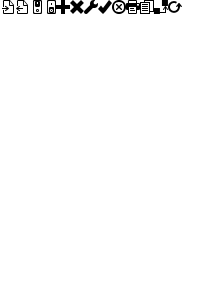
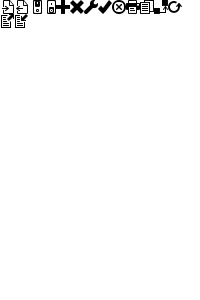
Layers edited between the first and the second 200x300 image:
added layer "Un-Commit" above "Commit" over (x1=15, y1=14, x2=28, y2=28)
added layer "Commit" above "Copy" over (x1=1, y1=14, x2=14, y2=28)
painted on "Copy", masked it over (x1=140, y1=0, x2=154, y2=14)
painted on "print", masked it over (x1=125, y1=0, x2=140, y2=14)
painted on "Close", masked it over (x1=112, y1=0, x2=126, y2=14)
painted on "Approve", masked it over (x1=98, y1=1, x2=112, y2=14)
painted on "Adjust", masked it over (x1=84, y1=0, x2=98, y2=13)
painted on "Shape 1", masked it over (x1=168, y1=1, x2=182, y2=13)
painted on "Cancel", masked it over (x1=70, y1=0, x2=84, y2=14)
painted on "Add", masked it over (x1=56, y1=8, x2=70, y2=14)
painted on "Deavtivate", masked it over (x1=47, y1=0, x2=56, y2=14)
painted on "Activate", masked it over (x1=33, y1=0, x2=42, y2=14)
painted on "Export", masked it over (x1=16, y1=0, x2=28, y2=13)
painted on "BinTransfer", masked it over (x1=153, y1=0, x2=168, y2=14)
painted on "Import", masked it over (x1=2, y1=0, x2=14, y2=13)
